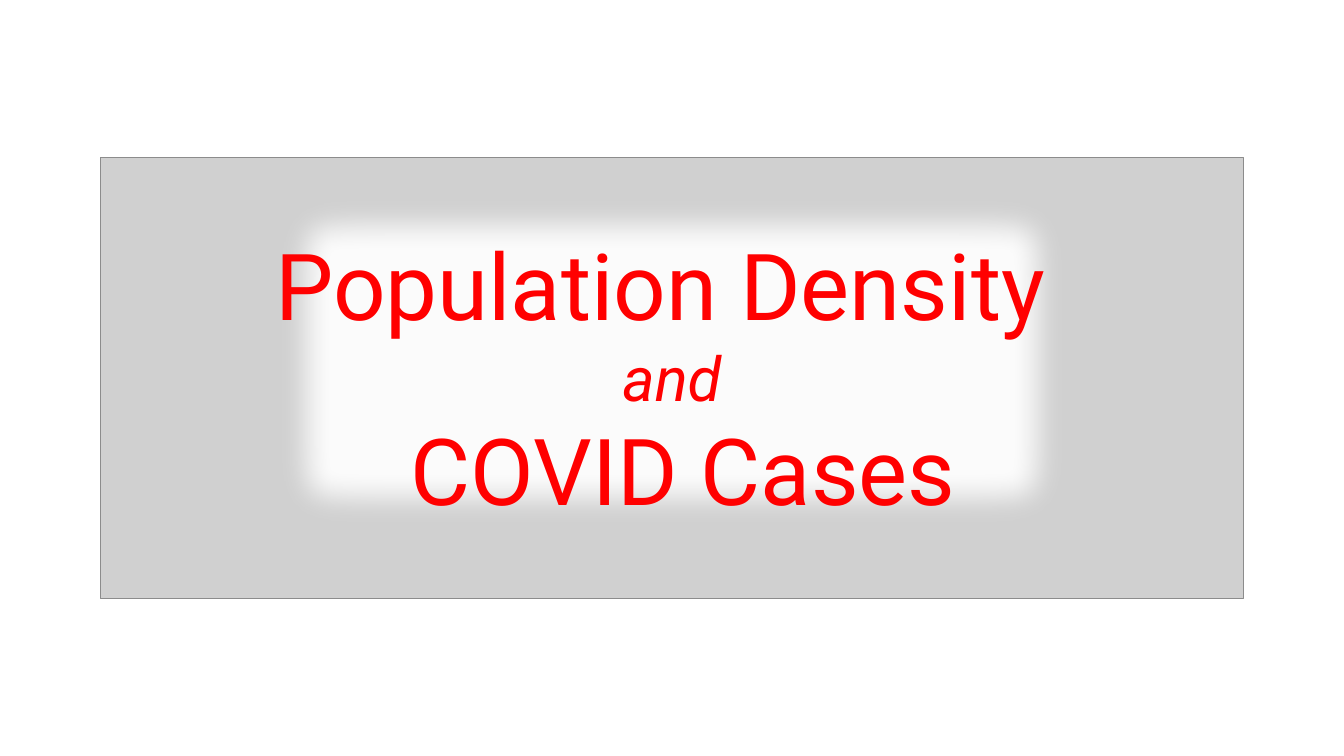
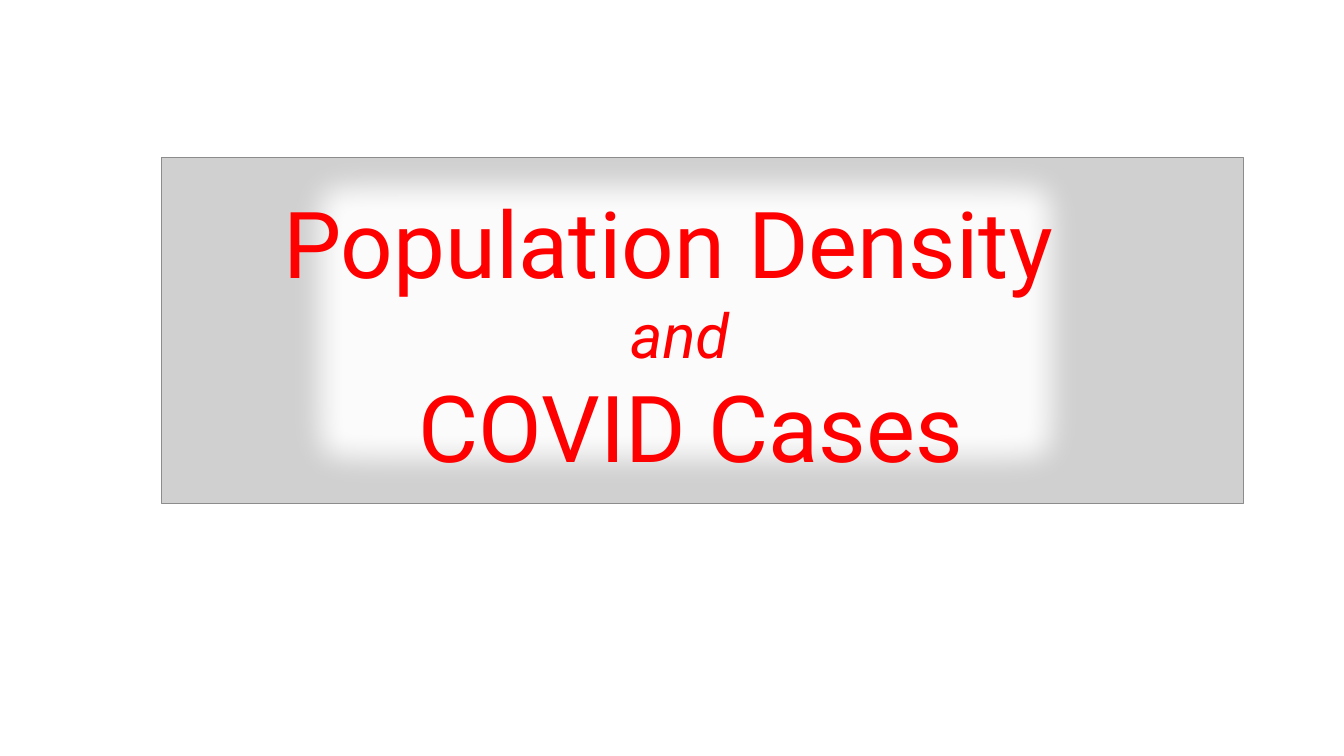
Before and after one commit to michaelboerman/covid_correlations, a slide deck: slide 1 of for_article/photoshop_work.pptx. Drawn at 1344x756 pixels with LibreOffice and Linux fonts; fonts in the diff are those of the drawing; grey boxes stand for pictures. Boxes give left, top, right and bottom in pixels: in the first picture for what was removed or moved away, otherwise in the second. Text is boxed around its words. In the diff, an @@ line names an element or a change of style, - is before the commit and + after.

```diff
--- a/for_article/photoshop_work.pptx
+++ b/for_article/photoshop_work.pptx
@@ rectangle: place and size @@
-rectangle at [261,180,1083,542]
+rectangle at [275,142,1097,504]
@@ picture: place and size @@
-picture at [100,157,1244,598]
+picture at [161,157,1244,503]
@@ text "Population Density": place and size @@
-text "Population Density" at [275,236,1045,527]
+text "Population Density" at [283,193,1053,484]
```
Also in this commit, not shown: 5 other files.
